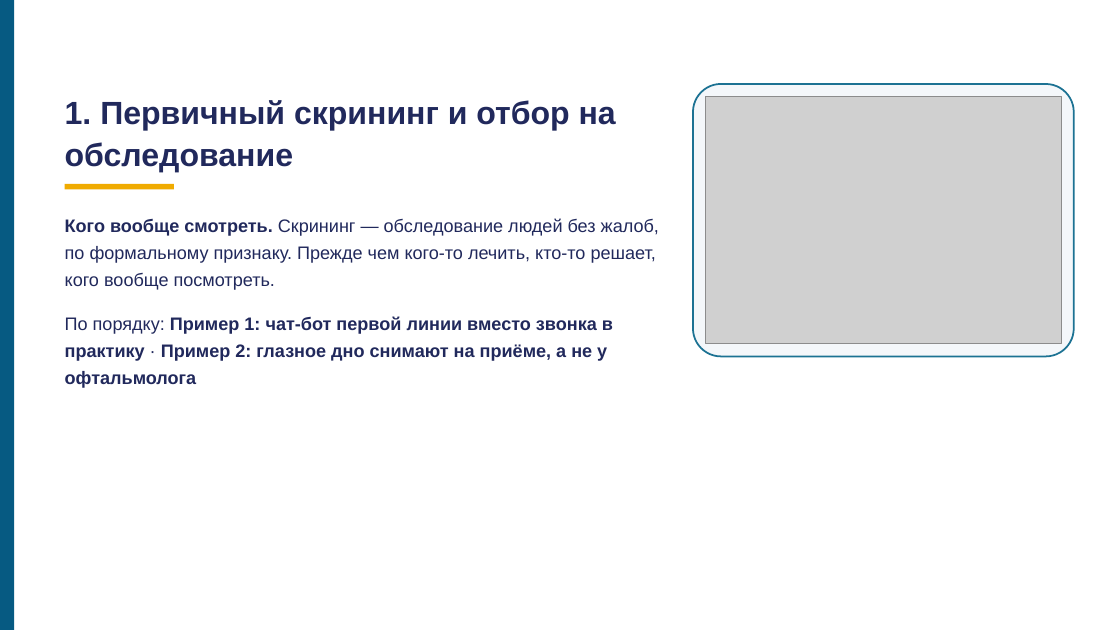
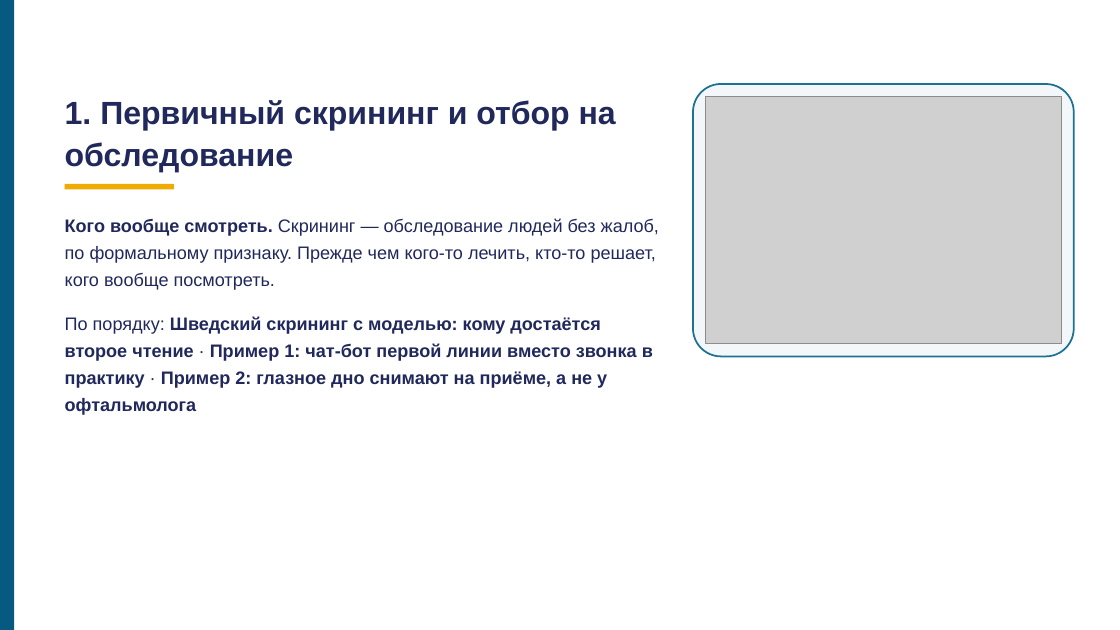
Before and after one commit to tellina-study/AI-usage-lessons, a slide deck: slide 13 of library/lectures/lec-07/rework/deck/lec-07-karkas.pptx (slide 7 before the commit). Drawn at 1120x630 pixels with LibreOffice and Linux fonts; fonts in the diff are those of the drawing; grey boxes stand for pictures. Boxes give left, top, right and bottom in pixels: in the first picture for what was removed or moved away, otherwise in the second. Text is boxed around its words. In the diff, an @@ line names an element or a change of style, - is before the commit and + after.

```diff
--- a/library/lectures/lec-07/rework/deck/lec-07-karkas.pptx
+++ b/library/lectures/lec-07/rework/deck/lec-07-karkas.pptx
@@ text at box(65, 316, 653, 415): text changed @@
-По порядку: Пример 1: чат-бот первой линии вместо звонка в практику · Пример 2: глазное дно снимают на приёме, а не у офтальмолога
+По порядку: Шведский скрининг с моделью: кому достаётся второе чтение · Пример 1: чат-бот первой линии вместо звонка в практику · Пример 2: глазное дно снимают на приёме, а не у офтальмолога
```
Also in this commit, not shown: 4 other slides changed, 11 slides added, 8 other files.
